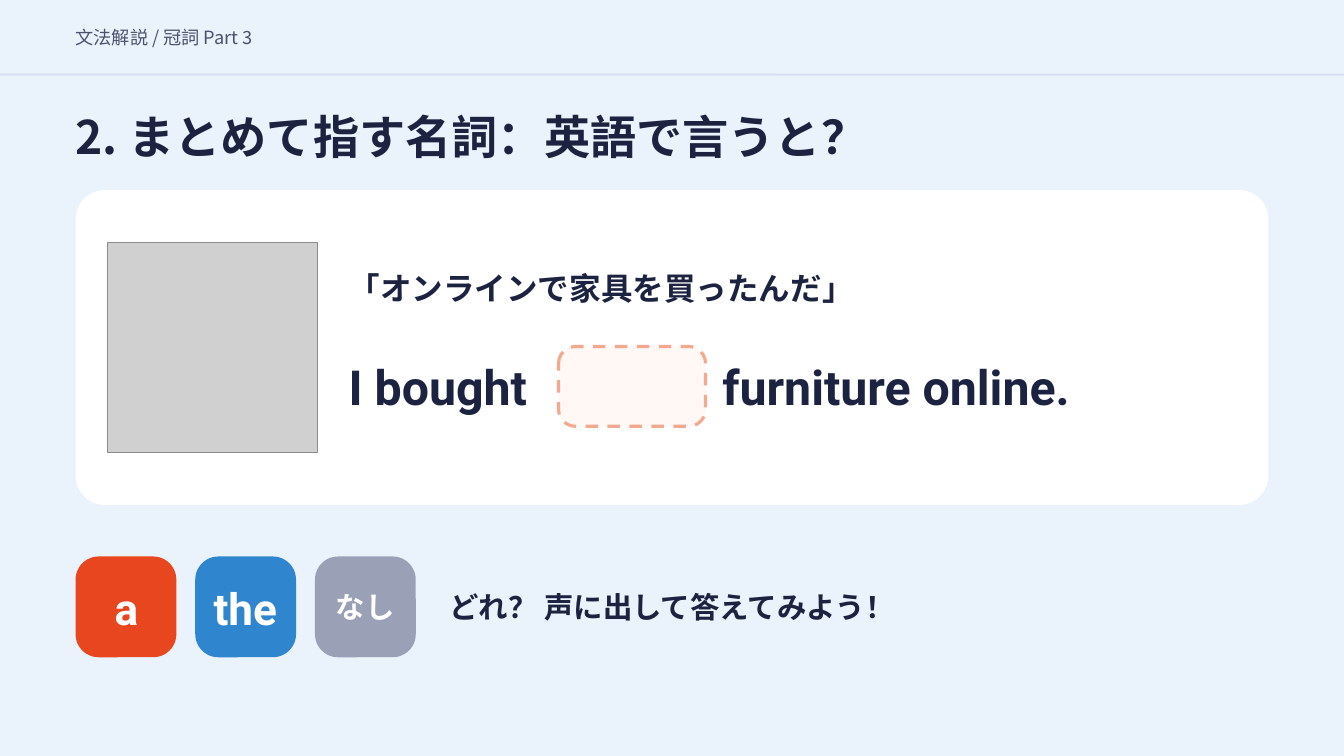
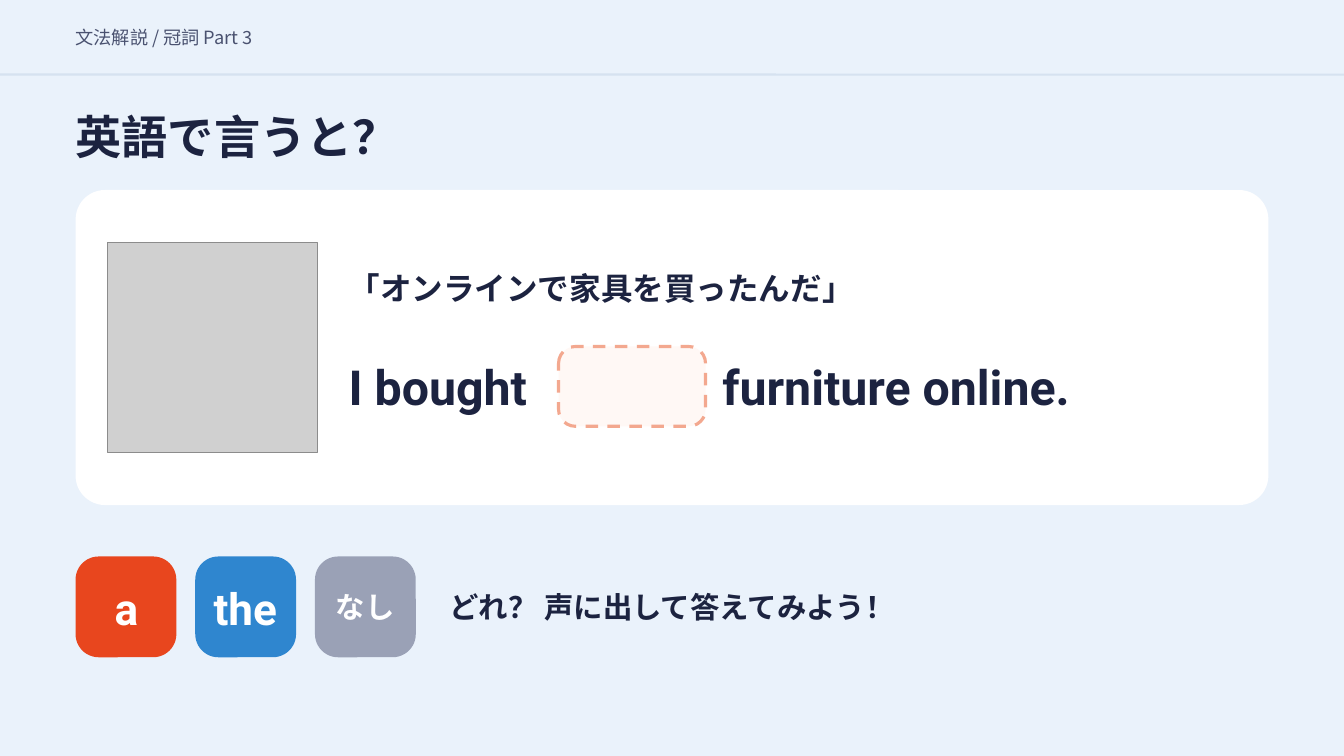
Before and after one commit to hinakajisaki-dev/hina-english, a slide deck: slide 8 of matome/articles-3/articles-3-slides.pptx (slide 6 before the commit). Drawn at 1344x756 pixels with LibreOffice and Linux fonts; fonts in the diff are those of the drawing; grey boxes stand for pictures. Boxes give left, top, right and bottom in pixels: in the first picture for what was removed or moved away, otherwise in the second. Text is boxed around its words. In the diff, an @@ line names an element or a change of style, - is before the commit and + after.

```diff
--- a/matome/articles-3/articles-3-slides.pptx
+++ b/matome/articles-3/articles-3-slides.pptx
@@ text at box(76, 114, 399, 158): text changed @@
-2. まとめて指す名詞：英語で言うと？
+英語で言うと？
```
Also in this commit, not shown: 5 other slides changed, 5 slides added, 24 other files.
